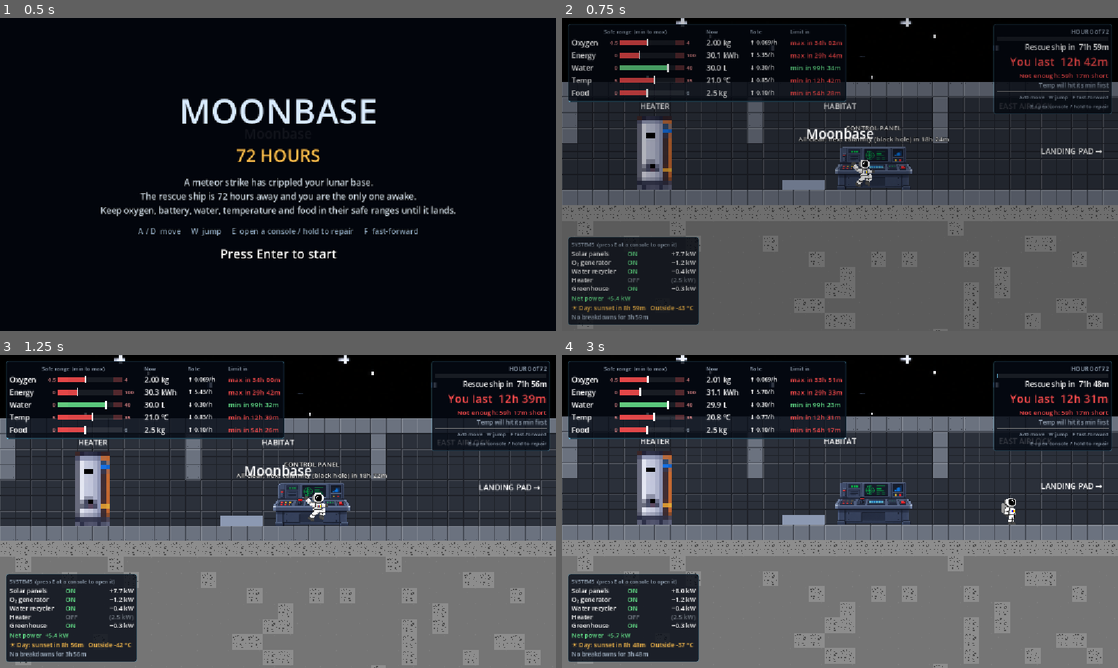
Above: before the commit, frames 1-4 (two rows, left to right).
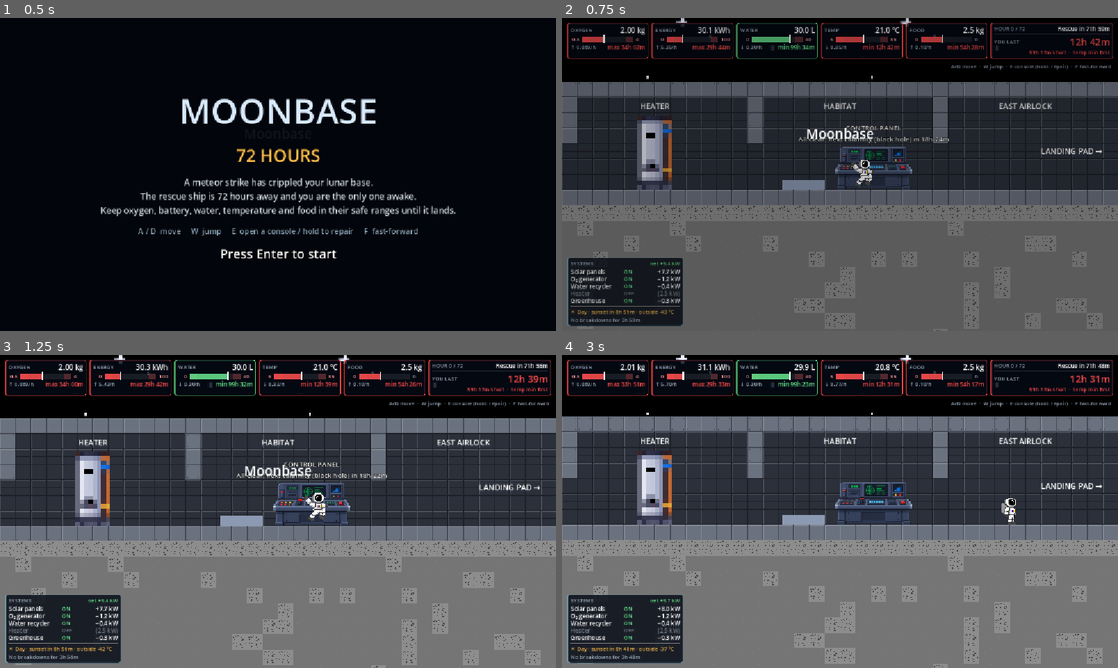
Above: after the commit, the same moments.

Repository: kushmdesai/72-Hours
Game: Godot game, scene res://scenes/main.tscn
The game is run twice, just before and just after one commit, with the same random seed, the same clock (stepped at 60 frames per second) and the same inputs.
Inputs (mouse positions are in pixels of both pictures, inside the frame that each line leads up to):
- Up to frame 1 (0.5 s): no input
- Up to frame 2 (0.75 s): tap Enter (ui_accept) at 0.5 s; move the mouse to (962, 158) at 0.52 s; hold D (move_right) from 0.53 s (still down); tap W (jump) at 0.6 s; click (962, 158) at 0.67 s
- Up to frame 3 (1.25 s): keep holding D (move_right); tap W (jump) at 0.77, 1.07 s
- Up to frame 4 (3 s): move the mouse to (728, 527) at 1.27 s; tap E (interact) at 1.35, 2.85 s; click (728, 527) at 1.42 s; tap W (jump) at 1.52, 1.55, 1.82, 2.1 s; move the mouse to (895, 442) at 2.02 s; release D (move_right) at 2.03 s; hold A (move_left) 2.03-2.78 s; click (895, 442) at 2.17 s; move the mouse to (812, 574) at 2.77 s; hold D (move_right) from 2.78 s (still down); click (812, 574) at 2.92 s

Frame 1 is identical in both runs. In frame 2, 13% of the frame differs, in the area x 0-100%, y 1-99%; in frame 3, 14%; in frame 4, 14%.

Commit message:
Tidy the HUD into a strip of resource cards
Each resource is now a small card across the top: name and value, the
safe-range bar with its min and max, then rate and time to limit. The
card's edge takes the status colour, so less of the text needs to be red.
The survival clock is the last card in the strip, the key hints are one
quiet line under it, and the systems panel is more compact with net power
in its header.

Co-Authored-By: Claude Opus 5.5 (1M context) <noreply@anthropic.com>

Diff:
--- a/scripts/hud.gd
+++ b/scripts/hud.gd
@@ -68,7 +68,7 @@
 var _rescue_label: Label
 var _survive_label: Label
 var _verdict_label: Label
-var _limiting_label: Label
+var _clock_panel: PanelContainer
 var _systems_panel: PanelContainer
 var _net_label: Label
 var _sun_label: Label
@@ -179,28 +179,28 @@
 		if not is_inf(survive) and limiting == "" and time_until_empty(key) == survive:
 			limiting = key
 
-	_clock_label.text = "HOUR %d of %d" % [int(hours_elapsed), int(rescue_hours)]
+	_clock_label.text = "HOUR %d / %d" % [int(hours_elapsed), int(rescue_hours)]
 	_mission_bar.set_range(0.0, rescue_hours)
 	_mission_bar.value = hours_elapsed
 	_mission_bar.fill_color = COLOR_OK
-	_rescue_label.text = "Rescue ship in  %s" % _fmt_hours(rescue)
+	_rescue_label.text = "Rescue in %s" % _fmt_hours(rescue)
 
 	var color := _status_color(survive, rescue)
-	_survive_label.text = "You last  " + ("∞" if is_inf(survive) else _fmt_hours(survive))
+	_survive_label.text = "∞" if is_inf(survive) else _fmt_hours(survive)
 	_survive_label.add_theme_color_override("font_color", color)
 	# Flash the survival clock when the end is close.
 	_survive_label.modulate.a = 0.45 if survive < 3.0 and _blink > 0.6 else 1.0
+	_set_border(_clock_panel, color)
+	var verdict := ""
 	if is_inf(survive) or survive >= rescue:
-		_verdict_label.text = "On track to be rescued" if is_inf(survive) \
-				else "On track: %s to spare" % _fmt_hours(survive - rescue)
+		verdict = "on track" if is_inf(survive) else "%s to spare" % _fmt_hours(survive - rescue)
 	else:
-		_verdict_label.text = "Not enough: %s short" % _fmt_hours(rescue - survive)
+		verdict = "%s short" % _fmt_hours(rescue - survive)
+	if limiting != "":
+		verdict += "  ·  %s %s first" % [CONFIG[limiting].label.to_lower(),
+				"max" if heading_to_max(limiting) else "min"]
+	_verdict_label.text = verdict
 	_verdict_label.add_theme_color_override("font_color", color)
-	if limiting != "":
-		_limiting_label.text = "%s will hit its %s first" % [
-			CONFIG[limiting].label, "max" if heading_to_max(limiting) else "min"]
-	else:
-		_limiting_label.text = ""
 
 	_refresh_systems()
 
@@ -221,14 +221,14 @@
 	var color := _status_color(t, rescue)
 	bar.value = value
 	bar.fill_color = color
+	_set_border(row.panel, color)
 	row.value.text = (cfg.fmt + " %s") % [value, cfg.unit]
-	var arrow := "↑" if rate > 0.0 else ("↓" if rate < 0.0 else "")
+	var arrow := "↑" if rate > 0.0 else ("↓" if rate < 0.0 else "→")
 	row.rate.text = "%s %s/h" % [arrow, _fmt_rate(absf(rate))]
-	row.rate.add_theme_color_override("font_color", COLOR_DIM if absf(rate) < 1e-6 else Color.WHITE)
 	if is_inf(t):
 		row.limit.text = "safe"
 	else:
-		row.limit.text = "%s in %s" % ["max" if heading_to_max(key) else "min", _fmt_hours(t)]
+		row.limit.text = "%s %s" % ["max" if heading_to_max(key) else "min", _fmt_hours(t)]
 	row.limit.add_theme_color_override("font_color", color)
 
 
@@ -271,20 +271,21 @@
 			active = running
 		row.power.text = power
 		row.power.add_theme_color_override("font_color", Color.WHITE if active else COLOR_OFF)
+		row.name.add_theme_color_override("font_color", Color.WHITE if on else COLOR_OFF)
 
 	var net: float = _base.solar_power() - _base.power_draw()
-	_net_label.text = "Net power  %+.1f kW" % net
+	_net_label.text = "net %+.1f kW" % net
 	_net_label.add_theme_color_override("font_color", COLOR_GOOD if net >= 0.0 else COLOR_WARN)
 
 	var length: float = cfg.day_length
 	var frac := fposmod((hours_elapsed + cfg.day_phase) / length, 1.0)
 	var outside: float = _base.outside_temperature()
 	if frac < 0.5:
-		_sun_label.text = "☀ Day: sunset in %s   Outside %d °C" % [
+		_sun_label.text = "☀ Day · sunset in %s · outside %d °C" % [
 			_fmt_hours((0.5 - frac) * length), int(round(outside))]
 		_sun_label.add_theme_color_override("font_color", COLOR_WARN)
 	else:
-		_sun_label.text = "☾ Night: sunrise in %s   Outside %d °C" % [
+		_sun_label.text = "☾ Night · sunrise in %s · outside %d °C" % [
 			_fmt_hours((1.0 - frac) * length), int(round(outside))]
 		_sun_label.add_theme_color_override("font_color", COLOR_OK)
 
@@ -292,7 +293,7 @@
 	if hours_elapsed < cfg.failure_grace_hours:
 		_risk_label.text = "No breakdowns for %s" % _fmt_hours(cfg.failure_grace_hours - hours_elapsed)
 	else:
-		_risk_label.text = "Breakdown risk next hour  %d%%" % int(round(risk * 100.0))
+		_risk_label.text = "Breakdown risk %d%% per hour" % int(round(risk * 100.0))
 
 
 ## Red when it hits a limit before rescue, amber when the margin is under 25%.
@@ -318,110 +319,141 @@
 
 
 func _build() -> void:
-	# Resources, top left.
-	var panel := _panel()
-	panel.position = Vector2(12, 12)
-	add_child(panel)
-	var grid := GridContainer.new()
-	grid.columns = 5
-	grid.add_theme_constant_override("h_separation", 12)
-	grid.add_theme_constant_override("v_separation", 4)
-	panel.add_child(grid)
-	for header in ["", "Safe range  (min to max)", "Now", "Rate", "Limit in"]:
-		grid.add_child(_label(header, 11, COLOR_DIM))
+	# Top strip: one card per resource, then the survival card.
+	var strip := HBoxContainer.new()
+	strip.anchor_right = 1.0
+	strip.offset_left = 10
+	strip.offset_right = -10
+	strip.offset_top = 10
+	strip.add_theme_constant_override("separation", 6)
+	strip.mouse_filter = Control.MOUSE_FILTER_IGNORE
+	add_child(strip)
 	for key in RESOURCES:
 		var cfg: Dictionary = CONFIG[key]
+		var card := _panel()
+		card.size_flags_horizontal = Control.SIZE_EXPAND_FILL
+		strip.add_child(card)
+		var v := VBoxContainer.new()
+		v.add_theme_constant_override("separation", 0)
+		card.add_child(v)
 		var bar := RangeBar.new()
-		bar.custom_minimum_size = Vector2(200, 20)
+		bar.custom_minimum_size = Vector2(0, 16)
 		bar.show_limits = true
 		bar.capped = cfg.get("capped", false)
 		var row := {
+			"panel": card,
 			"bar": bar,
-			"value": _label("", 15, Color.WHITE, 78),
-			"rate": _label("", 12, Color.WHITE, 72),
-			"limit": _label("", 14, COLOR_GOOD, 96),
+			"value": _label("", 15, Color.WHITE),
+			"rate": _label("", 11, COLOR_DIM),
+			"limit": _label("", 12, COLOR_GOOD),
 		}
-		grid.add_child(_label(cfg.label, 15, Color.WHITE, 52))
-		grid.add_child(bar)
-		grid.add_child(row.value)
-		grid.add_child(row.rate)
-		grid.add_child(row.limit)
+		v.add_child(_pair(_label(cfg.label.to_upper(), 11, COLOR_DIM), row.value))
+		v.add_child(bar)
+		v.add_child(_pair(row.rate, row.limit))
 		_rows[key] = row
 
-	# Survival vs rescue, top right.
-	var clock := _panel()
-	clock.anchor_left = 1.0
-	clock.anchor_right = 1.0
-	clock.grow_horizontal = Control.GROW_DIRECTION_BEGIN
-	clock.offset_right = -12
-	clock.offset_top = 12
-	add_child(clock)
+	_clock_panel = _panel()
+	_clock_panel.size_flags_horizontal = Control.SIZE_EXPAND_FILL
+	_clock_panel.size_flags_stretch_ratio = 1.5
+	strip.add_child(_clock_panel)
 	var box := VBoxContainer.new()
-	box.add_theme_constant_override("separation", 2)
-	clock.add_child(box)
-	_clock_label = _label("", 12, COLOR_DIM)
+	box.add_theme_constant_override("separation", 0)
+	_clock_panel.add_child(box)
+	_clock_label = _label("", 11, COLOR_DIM)
+	_rescue_label = _label("", 12, Color.WHITE)
+	box.add_child(_pair(_clock_label, _rescue_label))
 	_mission_bar = RangeBar.new()
-	_mission_bar.custom_minimum_size = Vector2(230, 8)
-	_rescue_label = _label("", 15, Color.WHITE)
-	_survive_label = _label("", 24, COLOR_GOOD)
-	_verdict_label = _label("", 14, COLOR_GOOD)
-	_limiting_label = _label("", 12, COLOR_DIM)
-	for c in [_clock_label, _mission_bar, _rescue_label, _survive_label, _verdict_label, _limiting_label]:
-		if c is Label:
-			c.horizontal_alignment = HORIZONTAL_ALIGNMENT_RIGHT
-		box.add_child(c)
+	_mission_bar.custom_minimum_size = Vector2(0, 4)
+	box.add_child(_mission_bar)
+	_survive_label = _label("", 20, COLOR_GOOD)
+	box.add_child(_pair(_label("YOU LAST", 11, COLOR_DIM), _survive_label))
+	_verdict_label = _label("", 11, COLOR_GOOD)
+	_verdict_label.horizontal_alignment = HORIZONTAL_ALIGNMENT_RIGHT
+	box.add_child(_verdict_label)
+
+	# Controls: one quiet line under the strip, right side.
+	var keys := _label("A/D move  ·  W jump  ·  E console (hold: repair)  ·  F fast-forward", 11, COLOR_DIM)
+	keys.anchor_left = 1.0
+	keys.anchor_right = 1.0
+	keys.grow_horizontal = Control.GROW_DIRECTION_BEGIN
+	keys.offset_right = -14
+	keys.offset_top = 92
+	keys.horizontal_alignment = HORIZONTAL_ALIGNMENT_RIGHT
+	keys.add_theme_color_override("font_outline_color", Color.BLACK)
+	keys.add_theme_constant_override("outline_size", 3)
+	add_child(keys)
 
 	# Systems and power, bottom left.
 	_systems_panel = _panel()
 	_systems_panel.anchor_top = 1.0
 	_systems_panel.anchor_bottom = 1.0
 	_systems_panel.grow_vertical = Control.GROW_DIRECTION_BEGIN
-	_systems_panel.offset_left = 12
-	_systems_panel.offset_bottom = -12
+	_systems_panel.offset_left = 10
+	_systems_panel.offset_bottom = -10
 	add_child(_systems_panel)
 	var sbox := VBoxContainer.new()
-	sbox.add_theme_constant_override("separation", 2)
+	sbox.add_theme_constant_override("separation", 1)
 	_systems_panel.add_child(sbox)
-	sbox.add_child(_label("SYSTEMS  (press E at a console to open it)", 11, COLOR_DIM))
+	_net_label = _label("", 11, COLOR_GOOD)
+	sbox.add_child(_pair(_label("SYSTEMS", 11, COLOR_DIM), _net_label))
 	var sgrid := GridContainer.new()
 	sgrid.columns = 3
-	sgrid.add_theme_constant_override("h_separation", 12)
-	sgrid.add_theme_constant_override("v_separation", 0)
+	sgrid.add_theme_constant_override("h_separation", 10)
+	sgrid.add_theme_constant_override("v_separation", -2)
 	sbox.add_child(sgrid)
 	for system: String in SYSTEMS:
 		var row := {
-			"state": _label("", 13, COLOR_GOOD, 58),
-			"power": _label("", 13, Color.WHITE, 70),
+			"name": _label(SYSTEMS[system], 12, Color.WHITE, 100),
+			"state": _label("", 11, COLOR_GOOD, 48),
+			"power": _label("", 12, Color.WHITE, 58),
 		}
-		sgrid.add_child(_label(SYSTEMS[system], 13, Color.WHITE, 104))
+		row.power.horizontal_alignment = HORIZONTAL_ALIGNMENT_RIGHT
+		sgrid.add_child(row.name)
 		sgrid.add_child(row.state)
 		sgrid.add_child(row.power)
-		row.power.horizontal_alignment = HORIZONTAL_ALIGNMENT_RIGHT
 		_system_rows[system] = row
-	_net_label = _label("", 13, COLOR_GOOD)
-	_sun_label = _label("", 13, COLOR_WARN)
-	_risk_label = _label("", 12, COLOR_DIM)
-	for l in [_net_label, _sun_label, _risk_label]:
-		sbox.add_child(l)
-
-	# Controls, under the rescue clock (clear of the alarms along the bottom).
-	var keys := _label("A/D move   W jump   F fast-forward\nE open console / hold to repair", 11, COLOR_DIM)
-	keys.horizontal_alignment = HORIZONTAL_ALIGNMENT_RIGHT
-	box.add_child(HSeparator.new())
-	box.add_child(keys)
+	sbox.add_child(HSeparator.new())
+	_sun_label = _label("", 11, COLOR_WARN)
+	_risk_label = _label("", 11, COLOR_DIM)
+	sbox.add_child(_sun_label)
+	sbox.add_child(_risk_label)
+
+
+## Two labels on one line: the first on the left, the second pushed right.
+func _pair(left: Label, right: Label) -> HBoxContainer:
+	var h := HBoxContainer.new()
+	h.mouse_filter = Control.MOUSE_FILTER_IGNORE
+	left.size_flags_horizontal = Control.SIZE_EXPAND_FILL
+	left.vertical_alignment = VERTICAL_ALIGNMENT_CENTER
+	right.horizontal_alignment = HORIZONTAL_ALIGNMENT_RIGHT
+	h.add_child(left)
+	h.add_child(right)
+	return h
 
 
 func _panel() -> PanelContainer:
 	var panel := PanelContainer.new()
 	panel.mouse_filter = Control.MOUSE_FILTER_IGNORE
 	var style := StyleBoxFlat.new()
-	style.bg_color = Color(0.02, 0.04, 0.08, 0.8)
-	style.border_color = Color(0.45, 0.85, 1.0, 0.35)
-	style.set_border_width_all(1)
+	style.bg_color = Color(0.02, 0.04, 0.08, 0.82)
+	style.border_color = Color(0.45, 0.85, 1.0, 0.3)
+	style.border_width_left = 3
+	style.border_width_top = 1
+	style.border_width_right = 1
+	style.border_width_bottom = 1
 	style.set_corner_radius_all(4)
-	style.set_content_margin_all(8)
+	style.content_margin_left = 8
+	style.content_margin_right = 7
+	style.content_margin_top = 4
+	style.content_margin_bottom = 5
 	panel.add_theme_stylebox_override("panel", style)
 	return panel
+
+
+## Colour a card's left edge (and faintly its outline) by status.
+func _set_border(panel: PanelContainer, color: Color) -> void:
+	var style := panel.get_theme_stylebox("panel") as StyleBoxFlat
+	style.border_color = Color(color, 0.75)
 
 
 func _label(text: String, size: int, color: Color, min_width: float = 0.0) -> Label:
@@ -438,7 +470,7 @@
 ## min and max are written at either end and the last 15% of the range at each
 ## end is tinted red as the danger zone.
 class RangeBar extends Control:
-	const LIMIT_W := 34.0
+	const LIMIT_W := 24.0
 	var min_value := 0.0
 	var max_value := 1.0
 	var value := 0.0:
